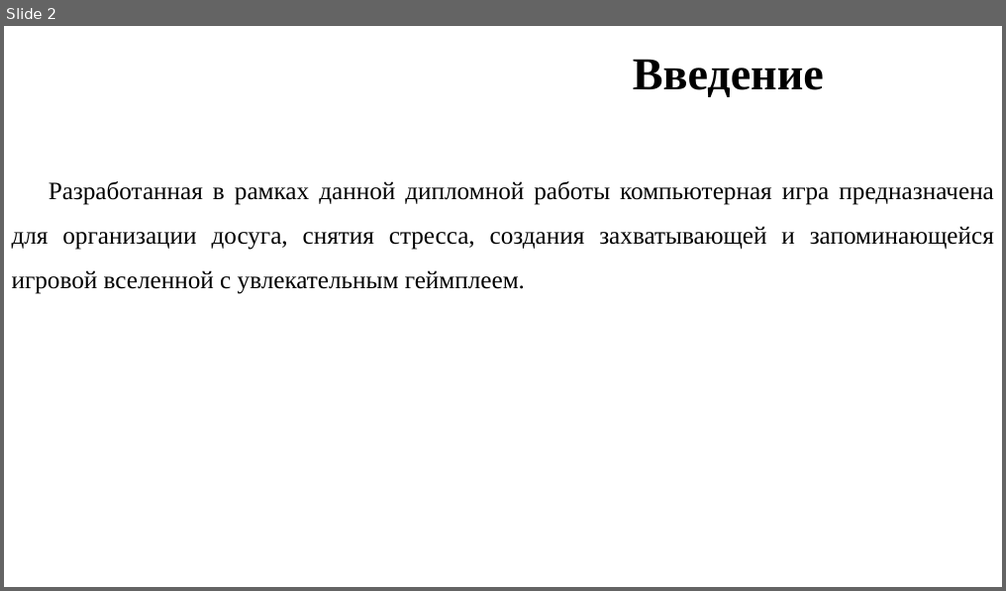
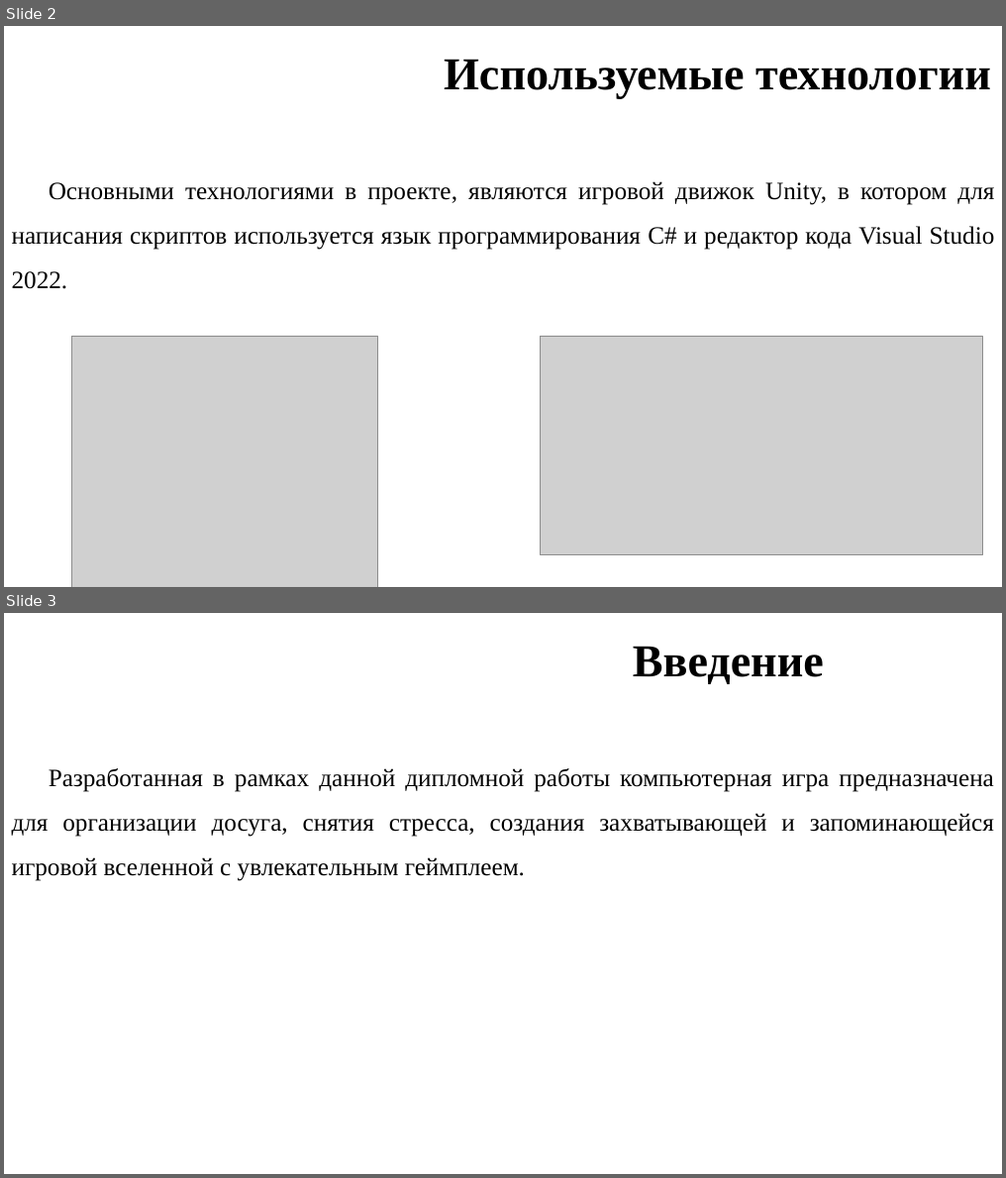
Before and after one commit to SlavaNik16/DemoPZ, a slide deck: Дипломный проект/Дипломная работа Николаев В.А.pptx. Shown one above the other, each under a label of ours: slide 2 before the commit, slides 2 and 3 after it. The pictures are 1006x591 and 1006x1178 pixels, drawn with LibreOffice and Linux fonts; fonts in the diff are those of the drawing; grey boxes stand for pictures; background and template pictures are left out. Boxes give left, top, right and bottom in pixels: in the first picture for what was removed or moved away, otherwise in the second. Text is boxed around its words. In the diff, an @@ line names an element or a change of style, - is before the commit and + after.

```diff
--- a/Дипломный проект/Дипломная работа Николаев В.А.pptx
+++ b/Дипломный проект/Дипломная работа Николаев В.А.pptx
@@ slide 2 added at <box>4,26,1002,587</box>, background #FFFFFF @@
@@ text added at <box>444,59,991,98</box>, 44 pt, text #000000, bold @@
+Используемые технологии
@@ text added at <box>12,181,995,289</box>, 24 pt, text #000000 @@
+Основными технологиями в проекте, являются игровой движок Unity, в котором для написания скриптов используется язык программирования C# и редактор кода Visual Studio 2022.
@@ picture added at <box>72,336,378,587</box> @@
@@ picture added at <box>541,336,983,556</box> @@
@@ what was slide 2 is now slide 3 @@
```
Also in this commit, not shown: 1 slide changed, 1 other slide added, 1 slide removed.
